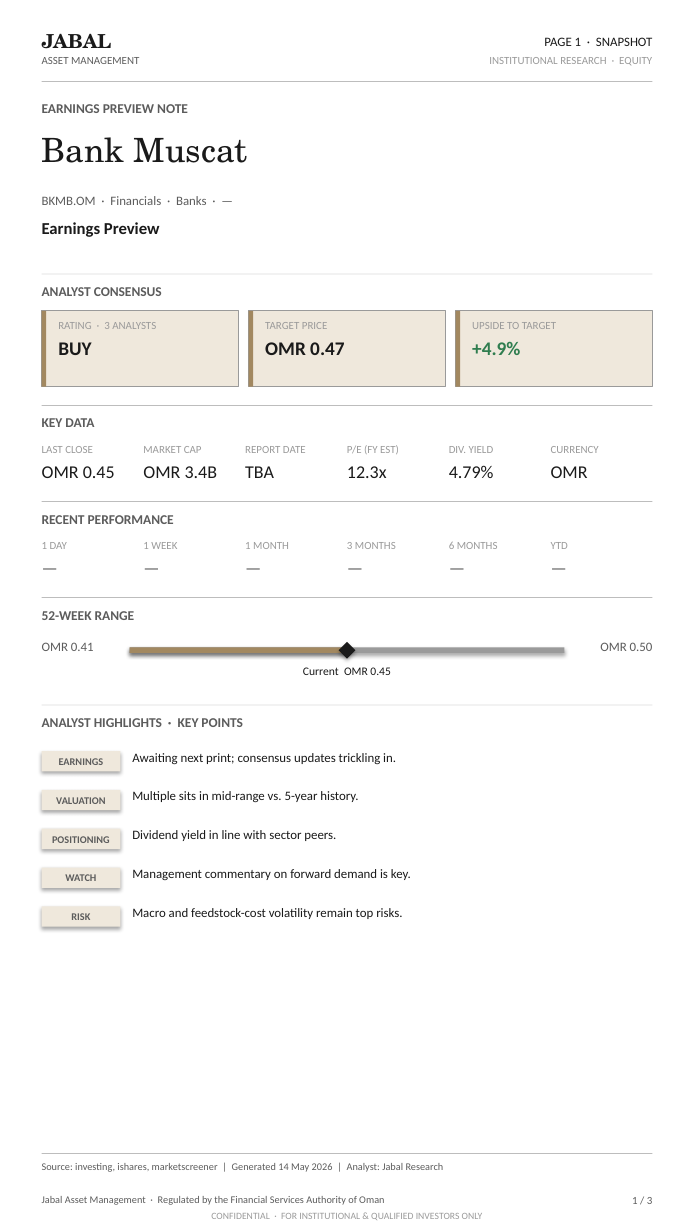
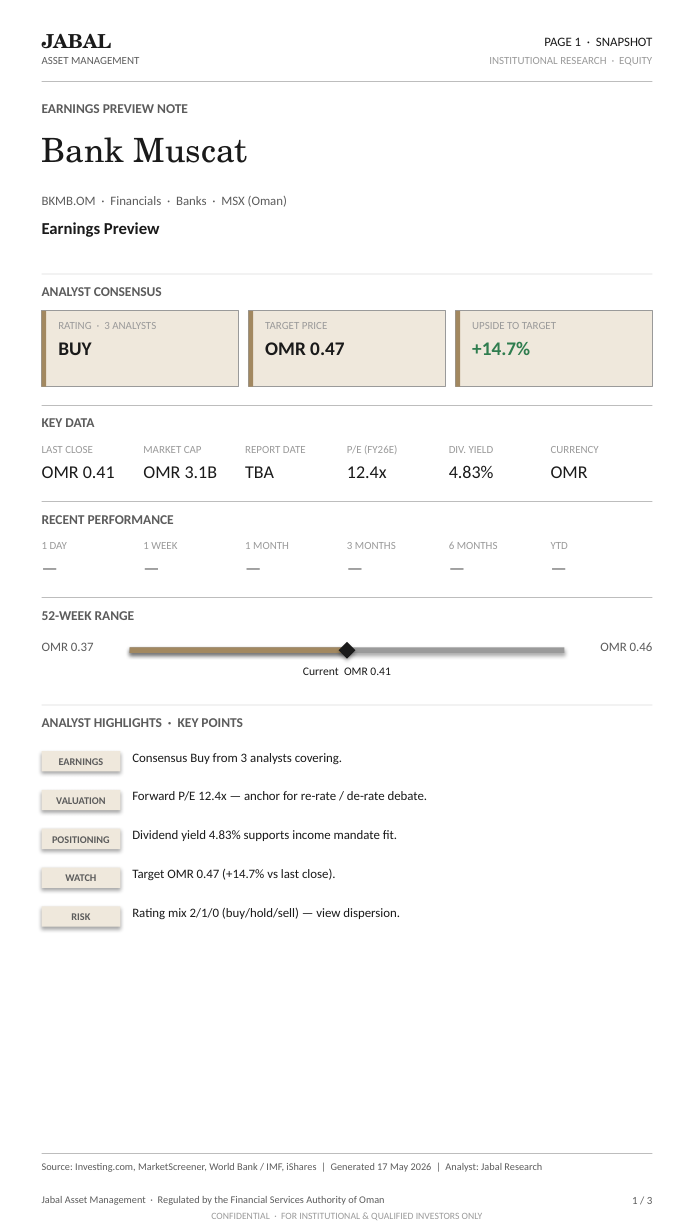
Before and after one commit to rabigarip/earnings-research, a slide deck: slide 1 of static/decks/BKMB.OM.pptx. Drawn at 694x1232 pixels with LibreOffice and Linux fonts; fonts in the diff are those of the drawing. Boxes give left, top, right and bottom in pixels: in the first picture for what was removed or moved away, otherwise in the second. Text is boxed around its words. In the diff, an @@ line names an element or a change of style, - is before the commit and + after.

```diff
--- a/static/decks/BKMB.OM.pptx
+++ b/static/decks/BKMB.OM.pptx
@@ text at (42, 196, 287, 207): text changed @@
-BKMB.OM · Financials · Banks · —
+BKMB.OM · Financials · Banks · MSX (Oman)
@@ text at (472, 341, 530, 355): text changed @@
-+4.9%
++14.7%
@@ text at (347, 445, 397, 454): text changed @@
-P/E (FY EST)
+P/E (FY26E)
@@ text at (42, 466, 115, 478): text changed @@
-OMR 0.45
+OMR 0.41
@@ text at (143, 466, 218, 478): text changed @@
-OMR 3.4B
+OMR 3.1B
@@ text at (347, 466, 387, 478): text changed @@
-12.3x
+12.4x
@@ text at (449, 465, 494, 478): text changed @@
-4.79%
+4.83%
@@ text at (42, 642, 94, 651): text changed @@
-OMR 0.41
+OMR 0.37
@@ text at (600, 642, 653, 651): text changed @@
-OMR 0.50
+OMR 0.46
@@ text at (303, 667, 391, 675): text changed @@
-Current OMR 0.45
+Current OMR 0.41
@@ text at (132, 753, 342, 764): text changed @@
-Awaiting next print; consensus updates trickling in.
+Consensus Buy from 3 analysts covering.
@@ text at (132, 791, 428, 801): text changed @@
-Multiple sits in mid-range vs. 5-year history.
+Forward P/E 12.4x — anchor for re-rate / de-rate debate.
@@ text at (132, 830, 397, 841): text changed @@
-Dividend yield in line with sector peers.
+Dividend yield 4.83% supports income mandate fit.
@@ text at (132, 869, 336, 880): text changed @@
-Management commentary on forward demand is key.
+Target OMR 0.47 (+14.7% vs last close).
@@ text at (132, 908, 400, 919): text changed @@
-Macro and feedstock-cost volatility remain top risks.
+Rating mix 2/1/0 (buy/hold/sell) — view dispersion.
@@ text at (42, 1163, 542, 1172): text changed @@
-Source: investing, ishares, marketscreener | Generated 14 May 2026 | Analyst: Jabal Research
+Source: Investing.com, MarketScreener, World Bank / IMF, iShares | Generated 17 May 2026 | Analyst: Jabal Research
```
Also in this commit, not shown: 2 other slides changed, 11 other files.
